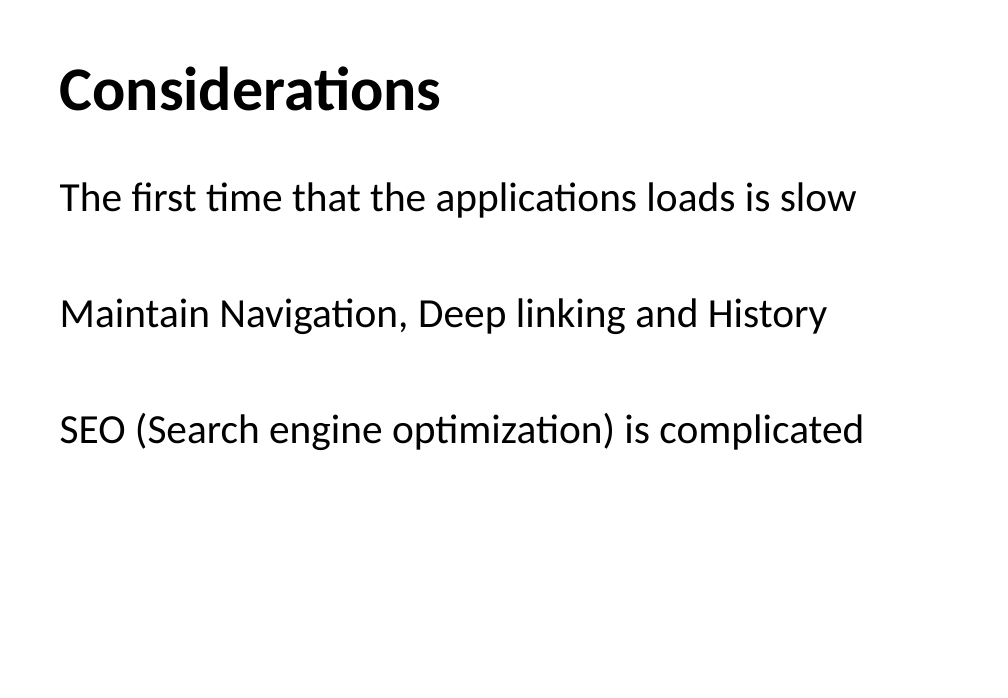
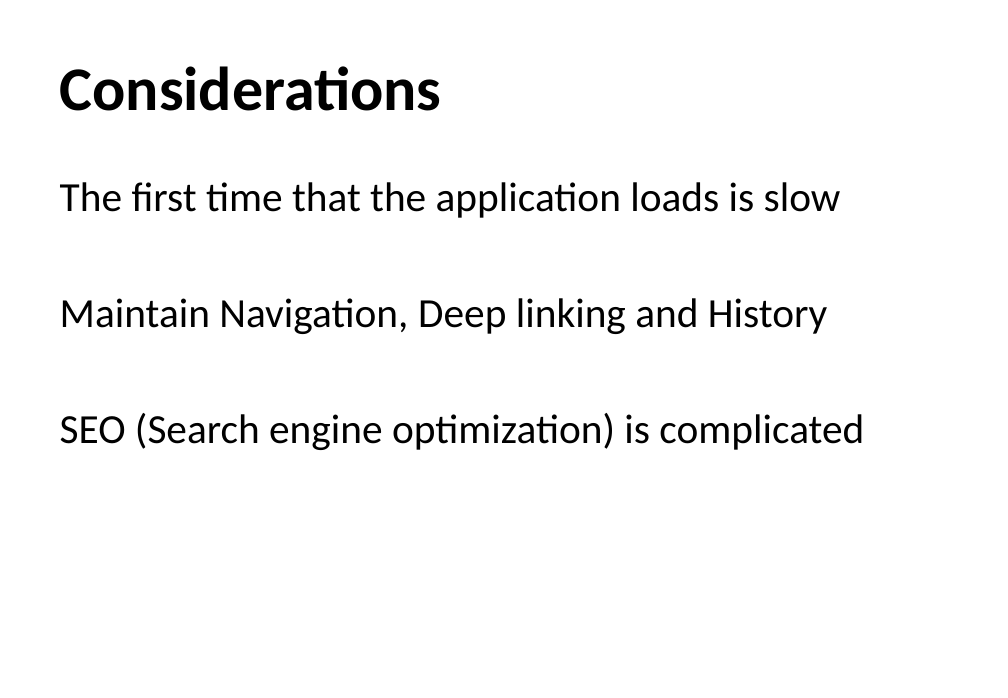
Before and after one commit to monica85rodrigues/presentation-netponto-spa, a slide deck: slide 11 of Relax, it's SPA time.pptx. Drawn at 1008x698 pixels with LibreOffice and Linux fonts; fonts in the diff are those of the drawing; background and template pictures are left out. Boxes give left, top, right and bottom in pixels: in the first picture for what was removed or moved away, otherwise in the second. Text is boxed around its words. In the diff, an @@ line names an element or a change of style, - is before the commit and + after.

```diff
--- a/Relax, it's SPA time.pptx
+++ b/Relax, it's SPA time.pptx
@@ text at (60,182,841,218): text changed @@
-The first time that the applications loads is slow
+The first time that the application loads is slow
```
Also in this commit, not shown: 8 other slides changed.
